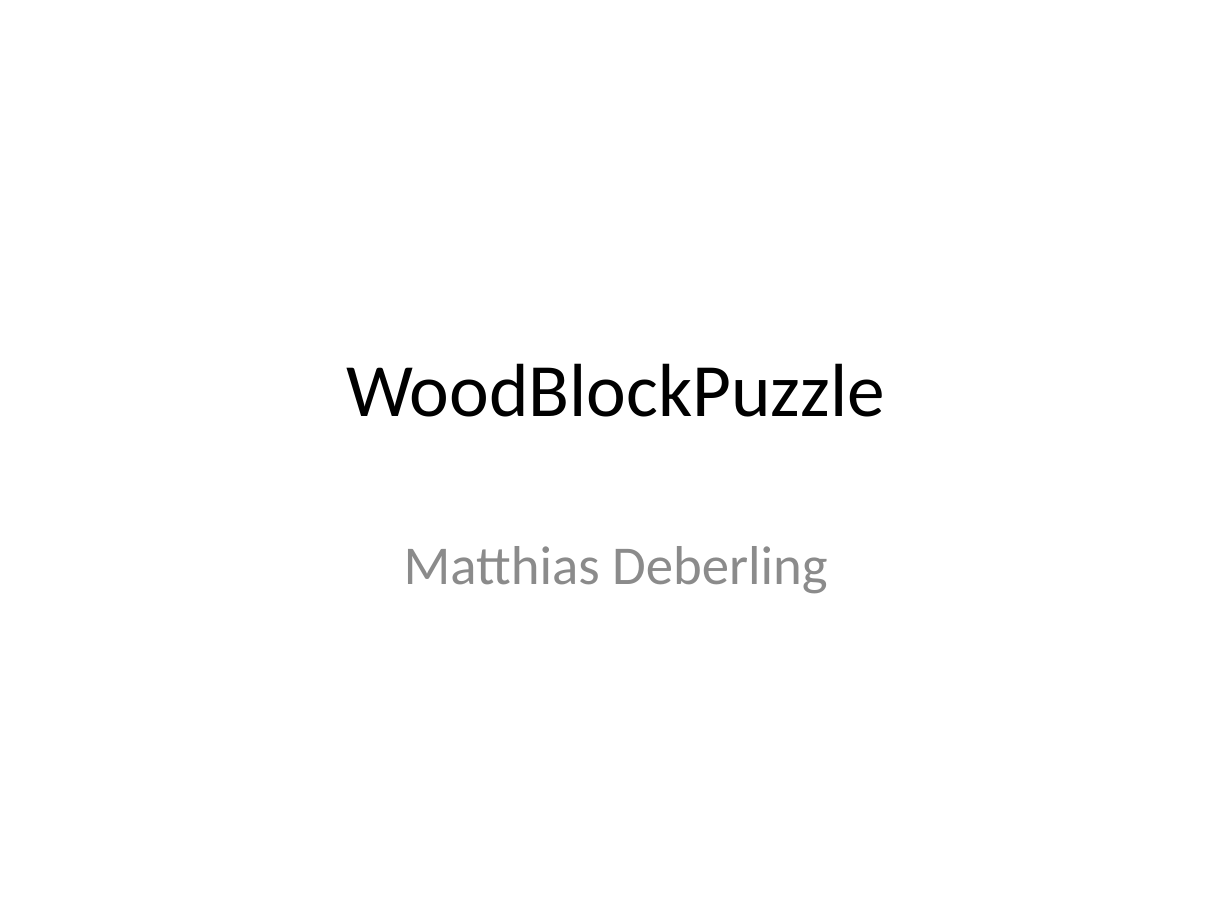
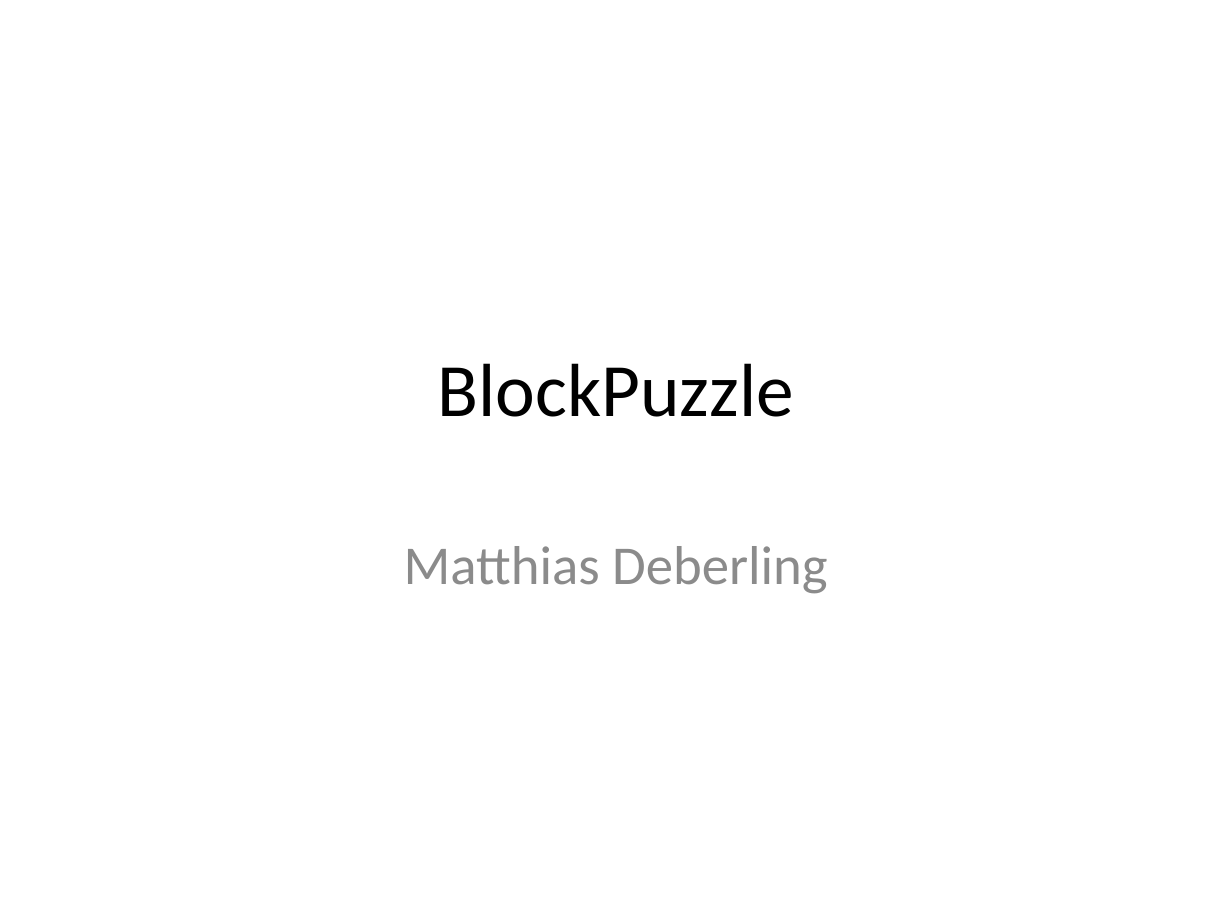
Before and after one commit to madeberl/BlockPuzzle, a slide deck: slide 1 of Präsentation.pptx. Drawn at 1232x924 pixels with LibreOffice and Linux fonts; fonts in the diff are those of the drawing. Boxes give left, top, right and bottom in pixels: in the first picture for what was removed or moved away, otherwise in the second. Text is boxed around its words. In the diff, an @@ line names an element or a change of style, - is before the commit and + after.

Commit message:
Präsentation updated

```diff
--- a/Präsentation.pptx
+++ b/Präsentation.pptx
@@ title at (438,363,794,417): text changed @@
-WoodBlockPuzzle
+BlockPuzzle
```
Also in this commit, not shown: 2 other slides changed, 2 slides added, 3 other files.
